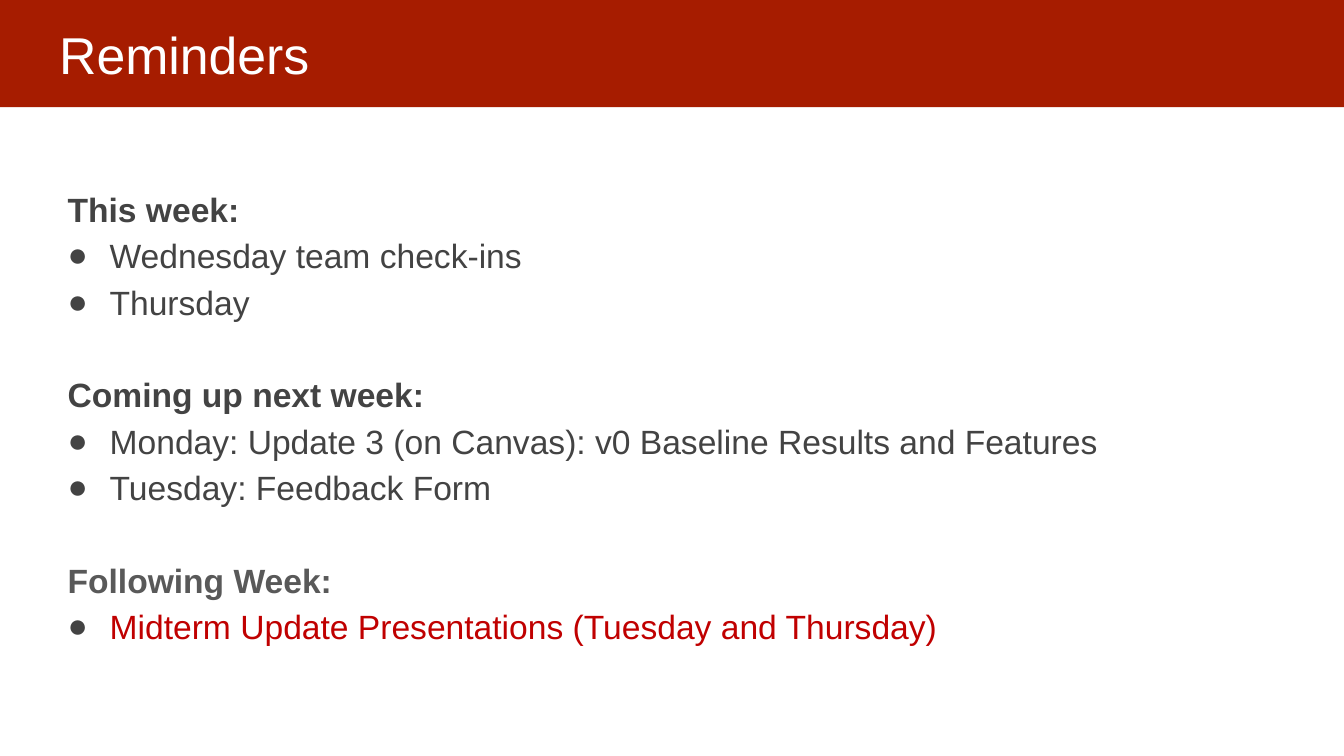
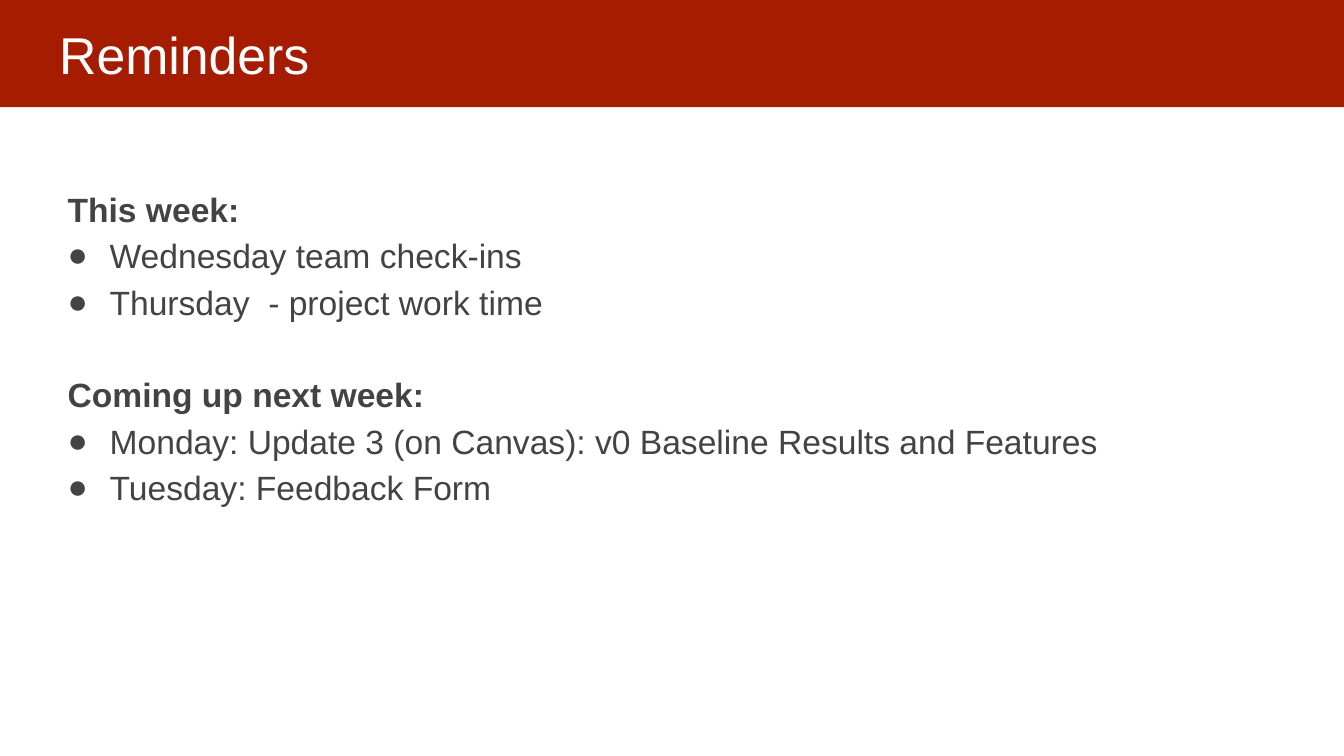
Before and after one commit to dssg/mlforpublicpolicylab, a slide deck: slide 2 of Lectures/14-ml-modeling-in-practice.pptx. Drawn at 1344x756 pixels with LibreOffice and Linux fonts; fonts in the diff are those of the drawing. Boxes give left, top, right and bottom in pixels: in the first picture for what was removed or moved away, otherwise in the second. Text is boxed around its words. In the diff, an @@ line names an element or a change of style, - is before the commit and + after.

```diff
--- a/Lectures/14-ml-modeling-in-practice.pptx
+++ b/Lectures/14-ml-modeling-in-practice.pptx
@@ text at (x1=110, y1=290, x2=542, y2=322): text changed @@
-● Thursday
+● Thursday - project work time
@@ text at (x1=68, y1=568, x2=937, y2=646): paragraphs removed @@
-Following Week:
-● Midterm Update Presentations (Tuesday and Thursday)
```
Also in this commit, not shown: 2 other slides changed, 2 other files.
